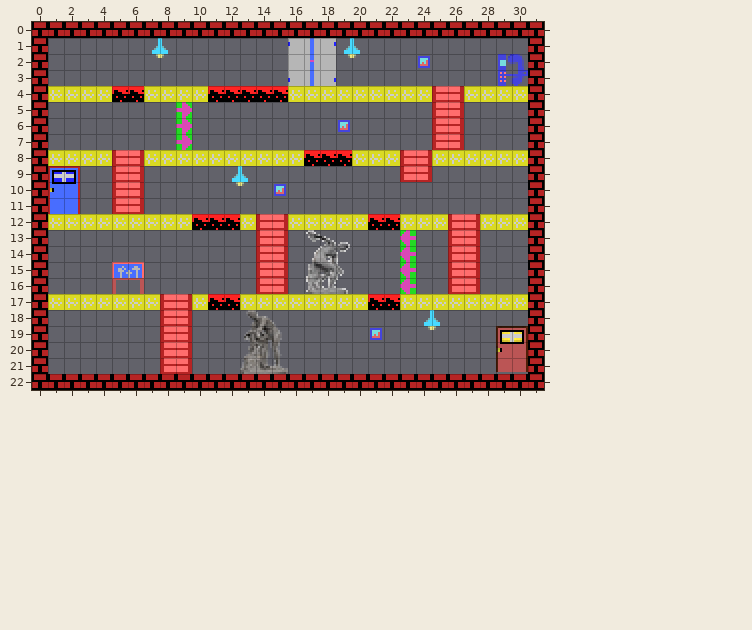
Tiled map -- MSX2/C/assets/level6.tmx. The picture above was drawn from the file before the commit.
Cells are 8x8 px. Shown: x 0..31, y 0..22.
After the commit:
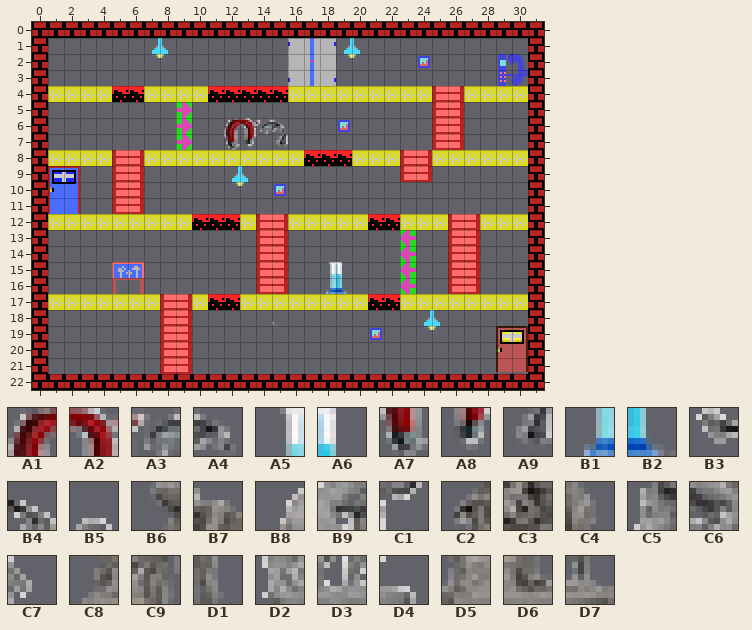
Key: from "tileset 256x212_8x8px": A1 16, A2 17, A3 18, A4 19, A5 20, A6 21, A7 48, A8 49, A9 51, B1 52, B2 53, B3 120, B4 121, B5 122, B6 123, B7 124, B8 152, B9 153, C1 154, C2 155, C3 156, C4 157, C5 184, C6 185, C7 186, C8 187, C9 188, D1 189, D2 216, D3 217, D4 218, D5 219, D6 220, D7 221.
__ is an empty cell, .. an unchanged one.
See-through tiles are keyed as they look on the map.
Changes in this commit:
--- layer "Capa de patrones 1"
@@ x 12..15 @@
- 6 __ __ __ __
- 7 __ __ .. __
+ 6 A1 A2 A3 A4
+ 7 A7 A8 .. A9
@@ x 17..19 @@
-13 B3 B4 B5
-14 B8 B9 C1
-15 C5 C6 C7
-16 D2 D3 D4
+13 __ __ __
+14 __ __ __
+15 __ A5 A6
+16 __ B1 B2
@@ x 13..15 @@
-18 B6 B7 ..
-19 C2 C3 C4
-20 C8 C9 D1
-21 D5 D6 D7
+18 __ __ ..
+19 __ __ __
+20 __ __ __
+21 __ __ __
Where, in picture pixels (left, top, right, bottom), the same in both pictures:
added: (224, 118, 288, 150)
changed: (306, 230, 352, 294)
removed: (240, 310, 288, 374)
